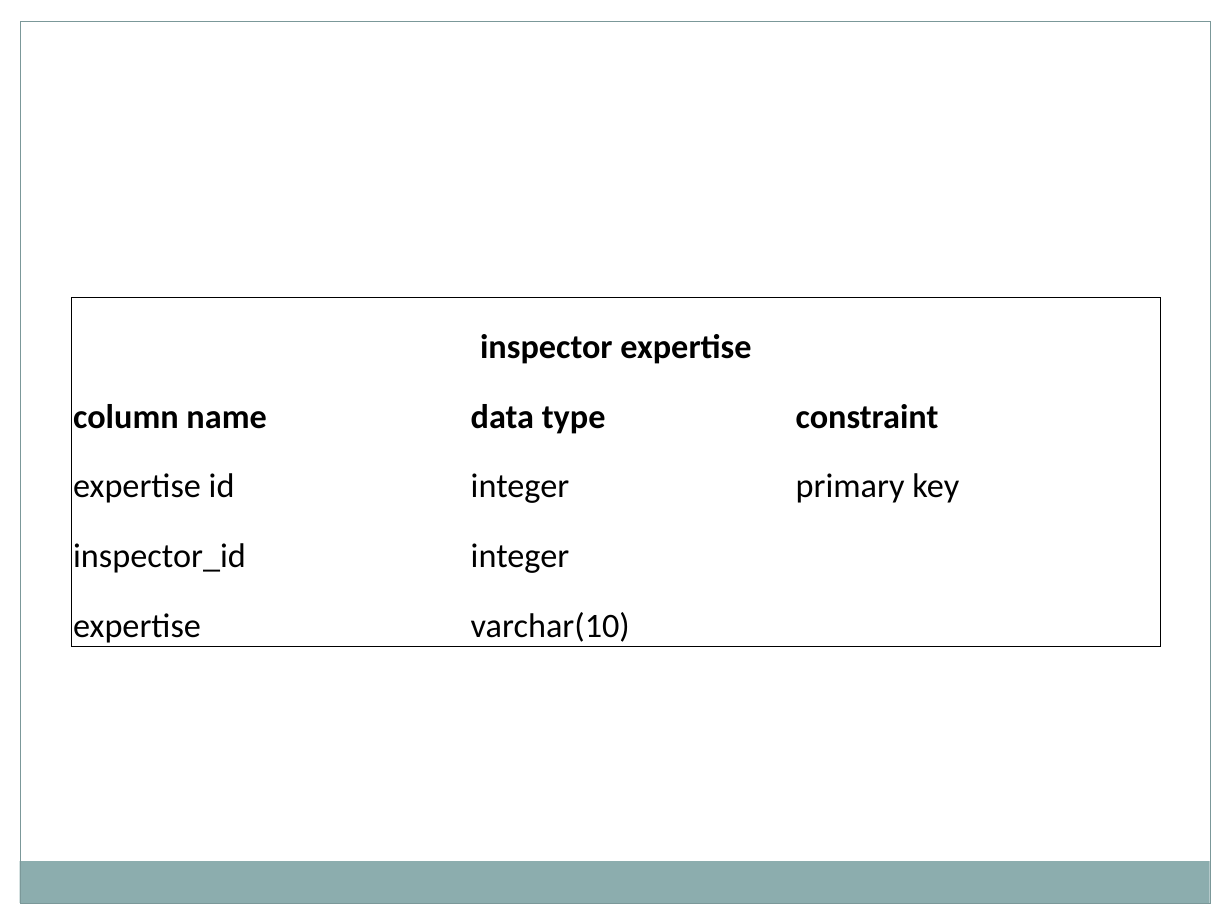
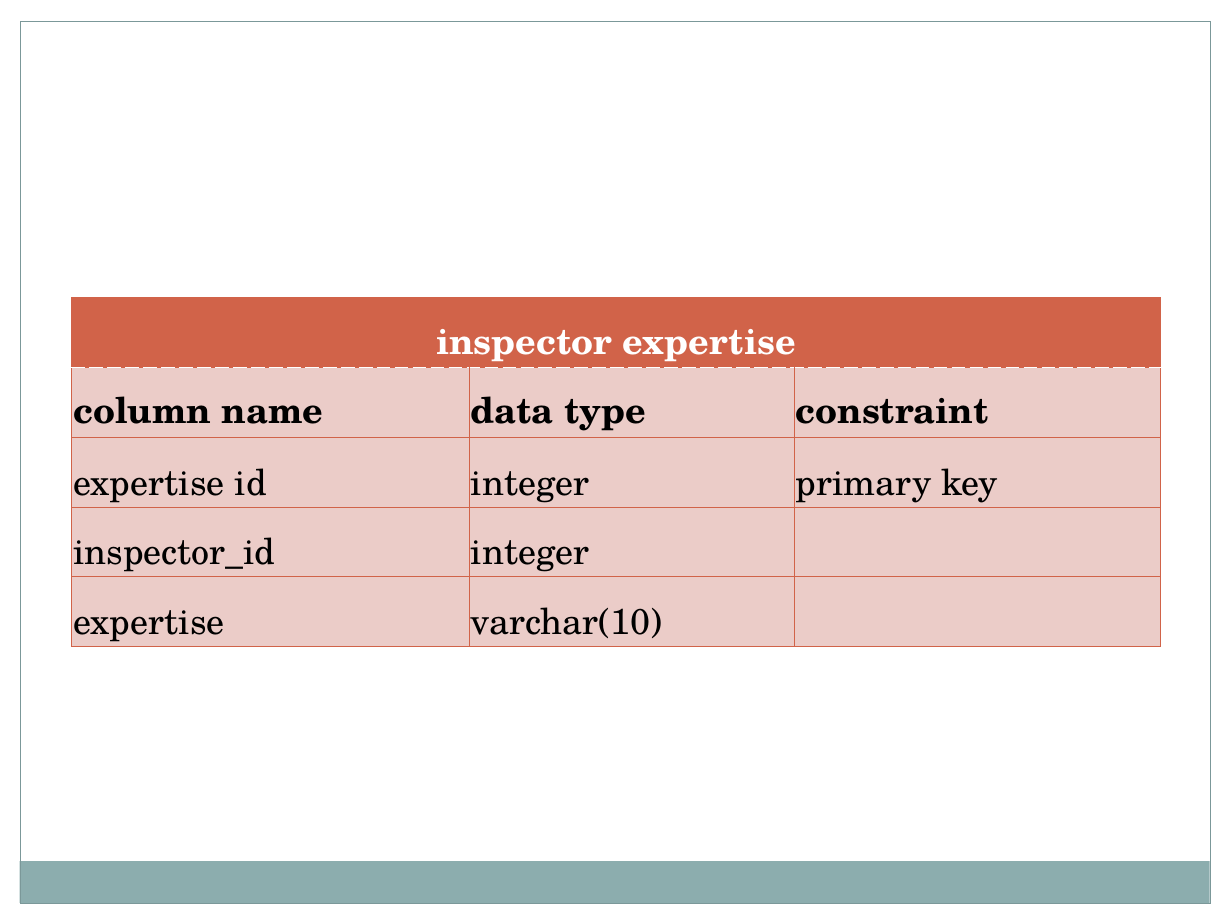
Before and after one commit to Bsccs/tutorial-site, a slide deck: slide 47 of documentation/project.pptx (slide 46 before the commit). Drawn at 1232x924 pixels with LibreOffice and Linux fonts; fonts in the diff are those of the drawing. Boxes give left, top, right and bottom in pixels: in the first picture for what was removed or moved away, otherwise in the second. Text is boxed around its words. In the diff, an @@ line names an element or a change of style, - is before the commit and + after.

```diff
--- a/documentation/project.pptx
+++ b/documentation/project.pptx
@@ table at [71, 298, 1161, 647] @@
@@ fill none to #D16349 in row 1, column 1 @@
@@ size 20 to 21 pt, font Calibri to TeX Gyre Schola @@
@@ text colour #000000 to #FFFFFF in "inspector expertise" @@
@@ borders changed @@
```
Also in this commit, not shown: 13 other slides changed, 1 slide added.
